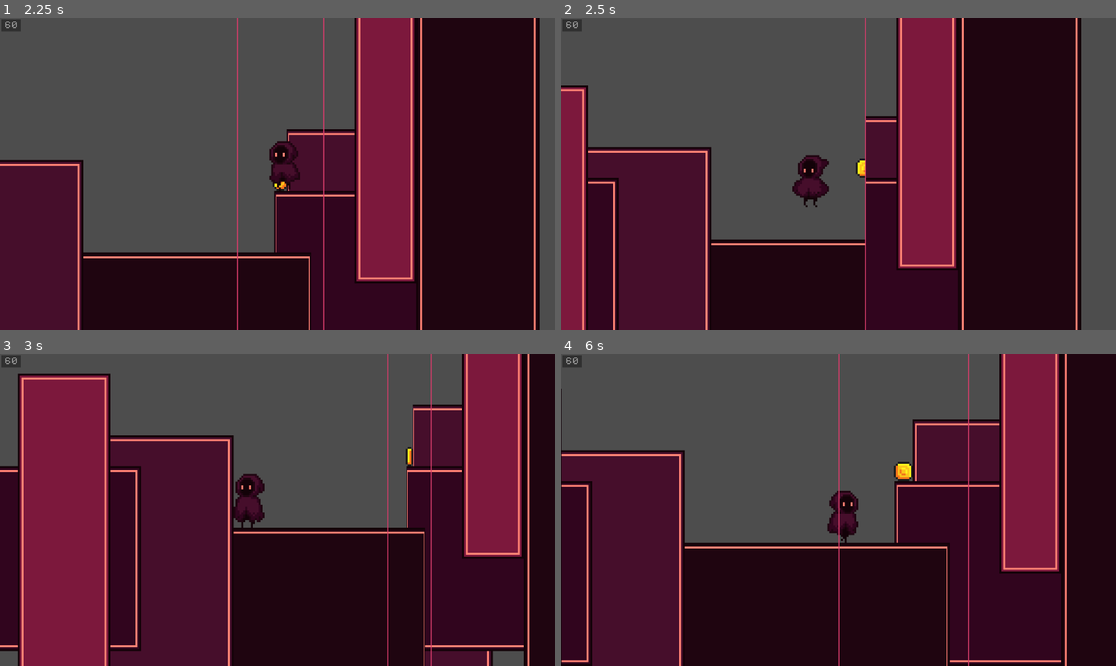
Above: before the commit, frames 1-4 (two rows, left to right).
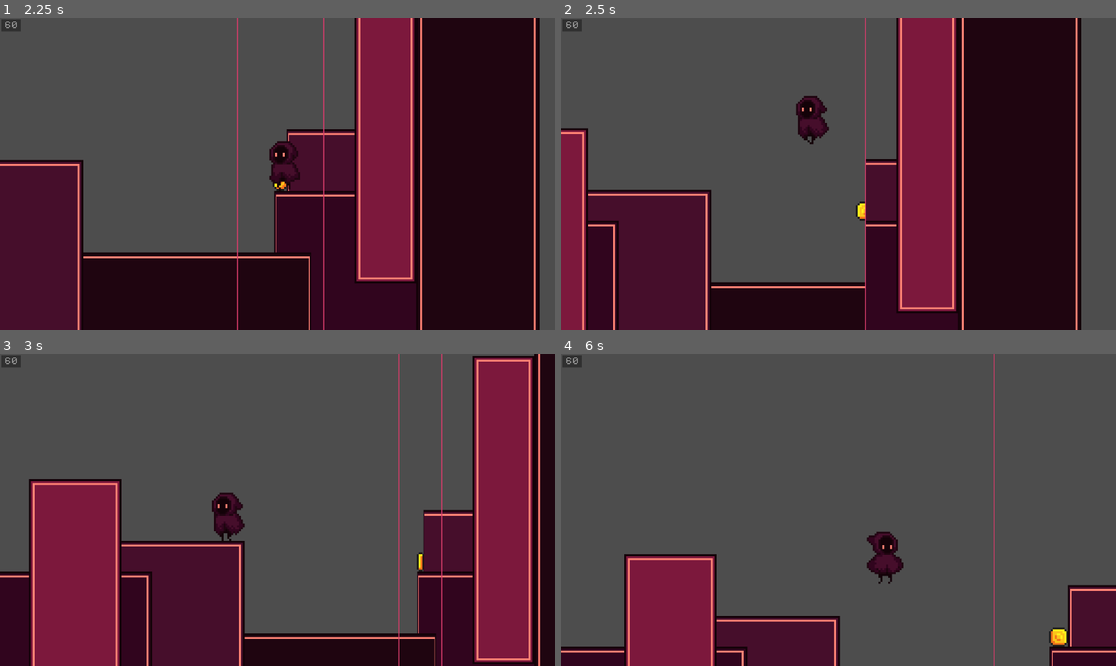
Above: after the commit, the same moments.

Repository: SuperDuperOrganisationsname/gmtk2024
Game: Godot game, scene res://scenes/game.tscn
The game is run twice, just before and just after one commit, with the same random seed, the same clock (stepped at 60 frames per second) and the same inputs.
Inputs:
- Up to frame 1 (2.25 s): hold D (move_right) 0.53-2.03 s; tap Space (jump) at 0.6, 0.77, 1.07, 1.52, 1.55, 1.82 s; tap J (attack) at 1.35 s; hold A (move_left) from 2.03 s (still down); hold H (shrink) from 2.03 s (still down)
- Up to frame 2 (2.5 s): keep holding A (move_left); keep holding H (shrink); tap Space (jump) at 2.3 s
- Up to frame 3 (3 s): keep holding A (move_left); release H (shrink) at 2.78 s; tap L (strech) at 2.85 s
- Up to frame 4 (6 s): tap Space (jump) at 3.02, 3.05, 3.32, 3.77, 3.8, 4.07, 4.52, 4.55, 4.82, 5.3 s; tap / (swap_scale_mode) at 3.6 s; release A (move_left) at 4.28 s; hold D (move_right) from 4.28 s (still down); tap K (throw) at 4.35 s; tap R (toggle_scale_item) at 5.1 s; tap U (undo_scale) at 5.85 s

Frame 1 is identical in both runs. In frame 2, 12% of the frame differs, in the area x 0-72%, y 21-95%; in frame 3, 43%; in frame 4, 65%, in the area x 0-100%, y 0-100%.

Commit message:
implemented coyote time

Diff:
--- a/scenes/player.tscn
+++ b/scenes/player.tscn
@@ -835,4 +835,9 @@
 
 [node name="SquishCheck" parent="." instance=ExtResource("4_fj71v")]
 
+[node name="CoyoteTimer" type="Timer" parent="."]
+one_shot = true
+
+[node name="InputBuffer" type="Timer" parent="."]
+
 [connection signal="animation_finished" from="AnimationTree" to="." method="_on_animation_tree_animation_finished"]
--- a/scripts/player.gd
+++ b/scripts/player.gd
@@ -17,9 +17,17 @@
 # checks if the last frame was in the air, to detect when you land
 var last_frame_in_air = false
 
+@export_group("Timers")
+## Time in seconds that a jump ist still performed after press
+@export var jump_buffer_time: float = 0.1
+## Time in seconds that the player can still jump after leaving the ground
+@export var coyote_time: float = 0.1
+
 @onready var animation_player: AnimationPlayer = $AnimationPlayer
 @onready var animation_tree: AnimationTree = $AnimationTree
 @onready var throw_indicator: StaticBody2D = $ThrowIndicator
+@onready var coyote_timer: Timer = $CoyoteTimer
+@onready var input_buffer: Timer = $InputBuffer
 
 func _ready() -> void:
 	animation_tree.active = true
@@ -35,10 +43,13 @@
 	if not is_on_floor():
 		velocity.y += gravity * delta
 	else:
+		coyote_timer.start(coyote_time)
 		velocity.y = 0
 
 	# Handle jump.
-	if Input.is_action_just_pressed("jump") and is_on_floor():
+	if Input.is_action_just_pressed("jump") and coyote_timer.time_left > 0:
+		print(coyote_timer.time_left)
+		coyote_timer.stop()
 		velocity.y = JUMP_VELOCITY
 
 	direction = Input.get_axis("move_left", "move_right")
Not shown: 1 places in scenes/player.tscn that only renumber resources
